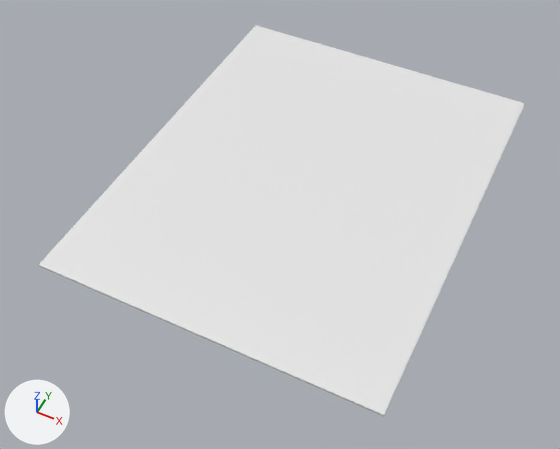
The FBX model Assets/Models/rug.fbx as it was, and as the next commit left it.
Rendered twice from a 50 mm camera at (4.97, -11.18, 12.13) aimed at (-0.15, -0.94, -0.67). The lights are fixed; the arrows at lower left show +X, +Y and +Z. Where no turn or scale is listed for an object, it has been applied to the vertices.
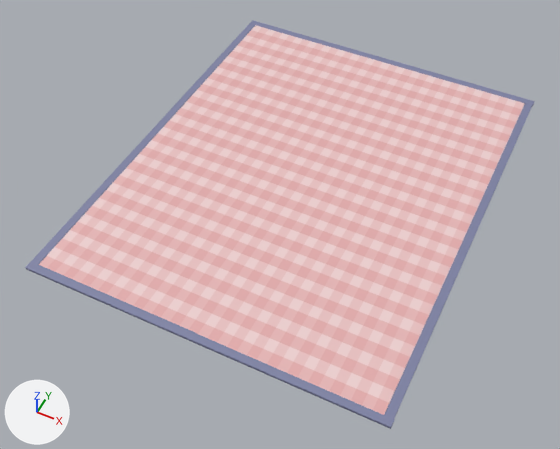
Location of each change, [x1, y1, x2, y2] in pixels of the pictures (560 x 449 px):
'Plane', recoloured
    both: [39, 25, 525, 417]
'Plane.003', added (blue)
    after: [25, 262, 395, 429]
'Plane.002', added (blue)
    after: [384, 104, 532, 419]
'Plane.001', added (blue)
    after: [31, 24, 255, 265]
'Plane.004', added (blue)
    after: [249, 20, 535, 107]

The change, as a list of edits to the scene's bpy script:
```text
Add img_pink_gingham_png:
    img_pink_gingham_png = load_image('pink gingham.png', 'rug.fbm/pink gingham.png', 3000, 3000, 'sRGB')
Add mat_material_001:
    mat_material_001 = principled_material('Material.001')
    mat_material_001.texture = img_pink_gingham_png
Add mat_material_005:
    mat_material_005 = principled_material('Material.005')
    mat_material_005.base_color = (0.212, 0.225, 0.376)  # blue #7f82a5
Add mat_material_006:
    mat_material_006 = principled_material('Material.006')
    mat_material_006.base_color = (0.212, 0.225, 0.376)  # blue #7f82a5
Add mat_material_003:
    mat_material_003 = principled_material('Material.003')
    mat_material_003.base_color = (0.212, 0.225, 0.376)  # blue #7f82a5
Add mat_material_004:
    mat_material_004 = principled_material('Material.004')
    mat_material_004.base_color = (0.212, 0.225, 0.376)  # blue #7f82a5
Change me_plane:
    where me_plane.from_pydata(...)  # 8 vertices, 6 faces; spans x -3.68..3.68, y -4.64..4.64, z 0.0..0.06
    add me_plane.materials.append(mat_material_001)  # picture img_pink_gingham_png
Add me_plane_003:
    me_plane_003.from_pydata([(3.87, -0.08, 0.0), (3.87, 0.09, 0.0), (-3.87, -0.09, 0.0), (-3.87, 0.08, 0.0), (3.87, -0.08, 0.06), (3.87, 0.09, 0.06), (-3.87, -0.09, 0.06), (-3.87, 0.08, 0.06)], [], [(0, 2, 3, 1), (4, 5, 7, 6), (1, 3, 7, 5), (2, 0, 4, 6), (3, 2, 6, 7), (0, 1, 5, 4)])
    me_plane_003.materials.append(mat_material_005)  # blue #7f82a5
Add me_plane_004:
    me_plane_004.from_pydata([(3.87, -0.08, 0.0), (3.87, 0.09, 0.0), (-3.87, -0.09, 0.0), (-3.87, 0.08, 0.0), (3.87, -0.08, 0.06), (3.87, 0.09, 0.06), (-3.87, -0.09, 0.06), (-3.87, 0.08, 0.06)], [], [(0, 2, 3, 1), (4, 5, 7, 6), (1, 3, 7, 5), (2, 0, 4, 6), (3, 2, 6, 7), (0, 1, 5, 4)])
    me_plane_004.materials.append(mat_material_006)  # blue #7f82a5
Add me_plane_001:
    me_plane_001.from_pydata(...)  # a box spanning x -0.09..0.09, y -4.64..4.64, z 0.0..0.06
    me_plane_001.materials.append(mat_material_003)  # blue #7f82a5
Add me_plane_002:
    me_plane_002.from_pydata(...)  # a box spanning x -0.09..0.09, y -4.64..4.64, z 0.0..0.06
    me_plane_002.materials.append(mat_material_004)  # blue #7f82a5
Add ob_plane_003:
    ob_plane_003 = bpy.data.objects.new('Plane.003', me_plane_003)
    ob_plane_003.location = (0.0, -4.72, 0.0)
Add ob_plane_004:
    ob_plane_004 = bpy.data.objects.new('Plane.004', me_plane_004)
    ob_plane_004.location = (0.0, 4.73, 0.0)
Add ob_plane_001:
    ob_plane_001 = bpy.data.objects.new('Plane.001', me_plane_001)
    ob_plane_001.location = (-3.78, 0.0, 0.0)
Add ob_plane_002:
    ob_plane_002 = bpy.data.objects.new('Plane.002', me_plane_002)
    ob_plane_002.location = (3.77, 0.0, 0.0)
```
